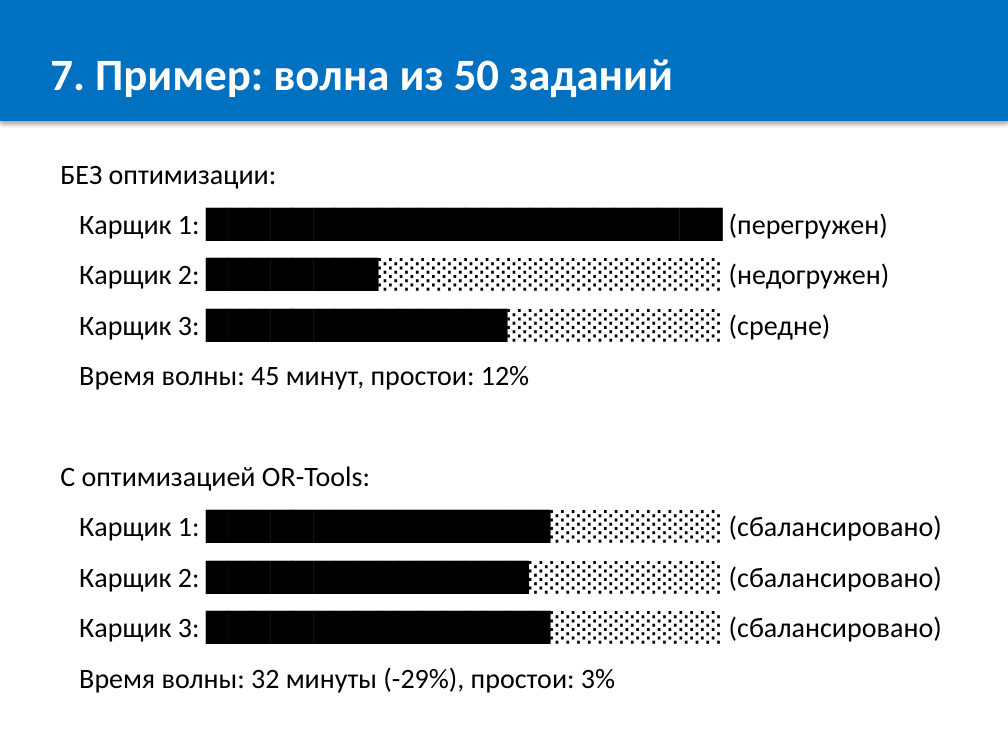
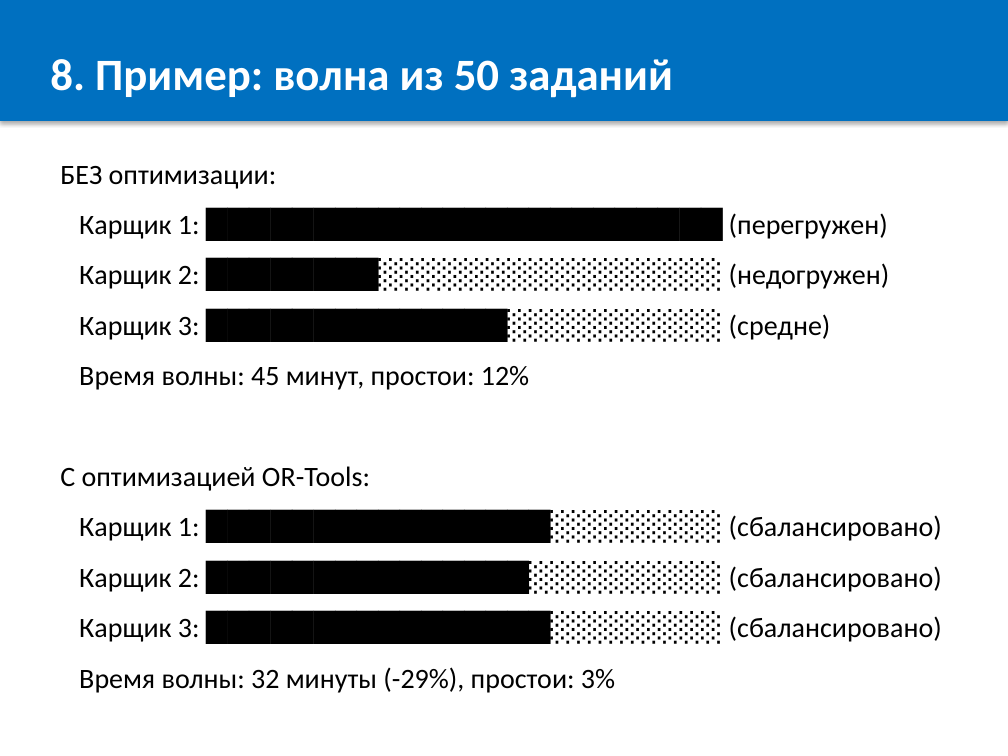
Before and after one commit to OnicaIon/WMSOpti, a slide deck: slide 9 of docs/WMS_Buffer_Optimization.pptx (slide 8 before the commit). Drawn at 1008x756 pixels with LibreOffice and Linux fonts; fonts in the diff are those of the drawing. Boxes give left, top, right and bottom in pixels: in the first picture for what was removed or moved away, otherwise in the second. Text is boxed around its words. In the diff, an @@ line names an element or a change of style, - is before the commit and + after.

```diff
--- a/docs/WMS_Buffer_Optimization.pptx
+++ b/docs/WMS_Buffer_Optimization.pptx
@@ text in rectangle at (50, 59, 673, 98): text changed @@
-7. Пример: волна из 50 заданий
+8. Пример: волна из 50 заданий
```
Also in this commit, not shown: 5 other slides changed, 1 slide added, 2 other files.
